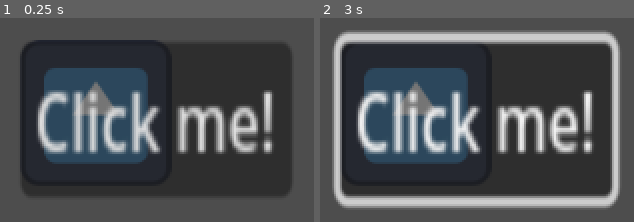
Above: before the commit, frames 1-2 (left to right).
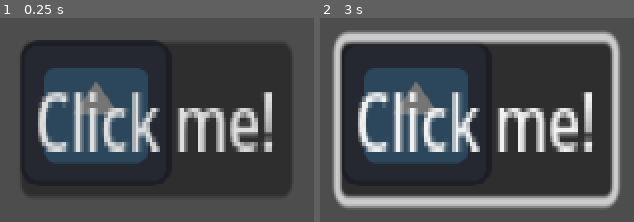
Above: after the commit, the same moments.

Repository: lungcollapser/Thebuddy
Game: Godot game, scene res://background.tscn
The game is run twice, just before and just after one commit, with the same random seed, the same clock (stepped at 60 frames per second) and the same inputs. The engine's default icon, where the game draws it, is replaced by a stand-in: a white triangle on a blue panel in a dark square.
Inputs (mouse positions are in pixels of both pictures, inside the frame that each line leads up to):
- Up to frame 1 (0.25 s): no input
- Up to frame 2 (3 s): click "Click me!" at 0.5 s; click "Click me!" at 1.25 s; click "Click me!" at 2 s; tap Enter at 2.75 s; move the mouse to (outside the picture) at 2.77 s; click (outside the picture) at 2.92 s

The runs differ from the first frame. In frame 1, 4.6% of the frame differs, in the area x 11-87%, y 35-67%; in frame 2, 5.2%.

Commit message:
Mouse Work

Diff:
--- a/Cursor.gd
+++ b/Cursor.gd
@@ -3,9 +3,10 @@
 var cursor1 = preload("res://Sprites/Aseprite/UI/Cursor/cursor1.png")
 var cursor2 = preload("res://Sprites/Aseprite/UI/Cursor/cursor2.png")
 
+## Anim was not working so I changed functions
+## There is a method to scaling pixel art using "nearest neighbor" that keeps it crispy but I couldnt figure it out
 
-
-func _on_pressed():
+func _process(delta):
 	if Input.is_mouse_button_pressed(MOUSE_BUTTON_LEFT):
 		Input.set_custom_mouse_cursor(cursor2, Input.CURSOR_ARROW, Vector2(0,0))
 	else:
--- a/project.godot
+++ b/project.godot
@@ -30,3 +30,7 @@
 "events": [Object(InputEventMouseButton,"resource_local_to_scene":false,"resource_name":"","device":-1,"window_id":0,"a …(253 unchanged characters)…
 ]
 }
+
+[rendering]
+
+textures/canvas_textures/default_texture_filter=0
